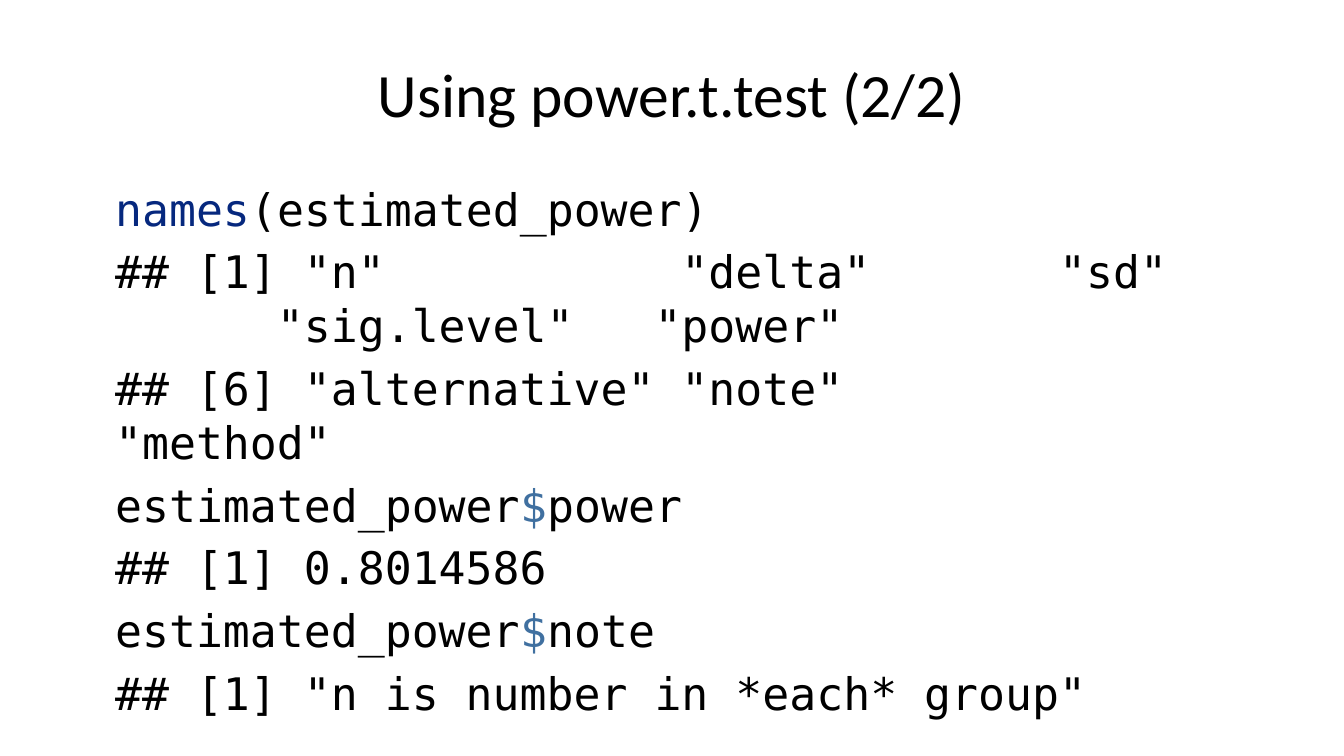
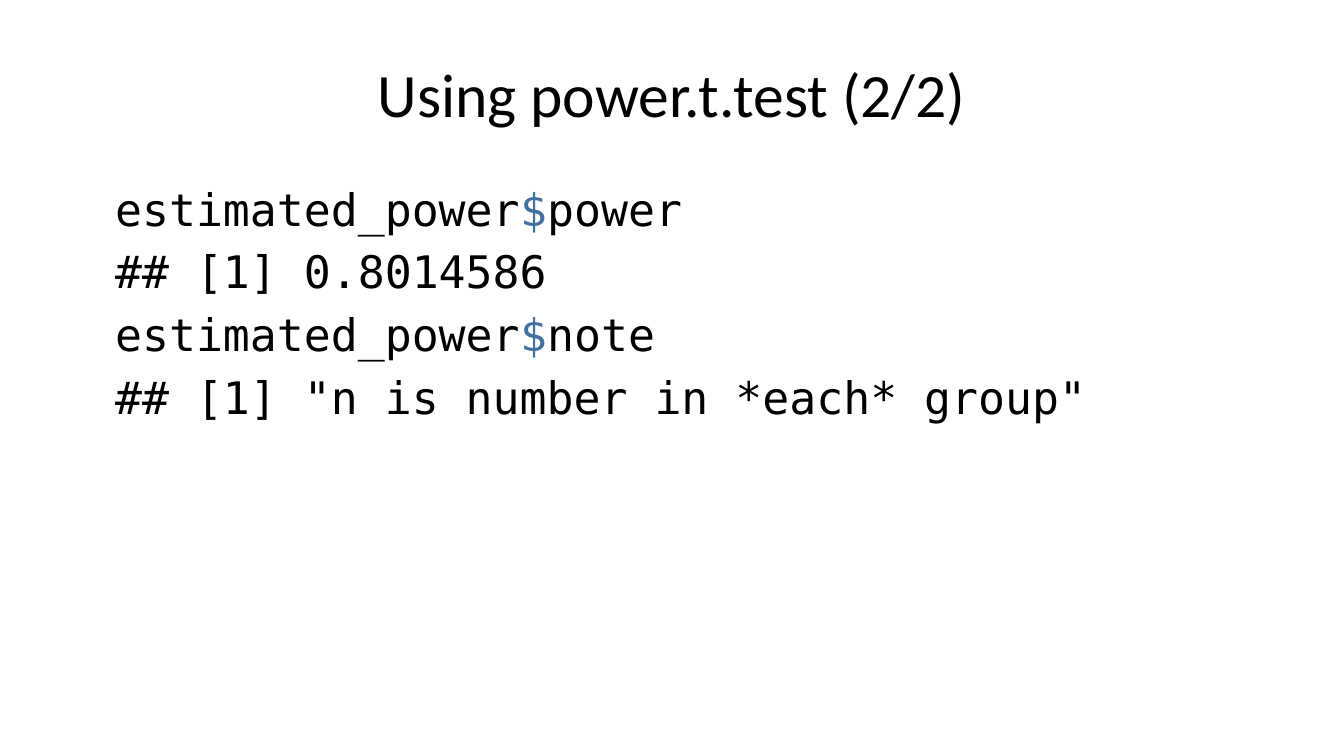
Before and after one commit to pmean/papers-and-presentations, a slide deck: slide 19 of power/power-and-sample-size-slides.pptx. Drawn at 1344x756 pixels with LibreOffice and Linux fonts; fonts in the diff are those of the drawing. Boxes give left, top, right and bottom in pixels: in the first picture for what was removed or moved away, otherwise in the second. Text is boxed around its words. In the diff, an @@ line names an element or a change of style, - is before the commit and + after.

Commit message:
Finalized power-and-sample-size-slides

```diff
--- a/power/power-and-sample-size-slides.pptx
+++ b/power/power-and-sample-size-slides.pptx
@@ text at box(115, 192, 1167, 460): paragraphs removed @@
-names(estimated_power)
-## [1] "n" "delta" "sd" "sig.level" "power"
-## [6] "alternative" "note" "method"
```
Also in this commit, not shown: 6 other slides changed, 1 other file.
